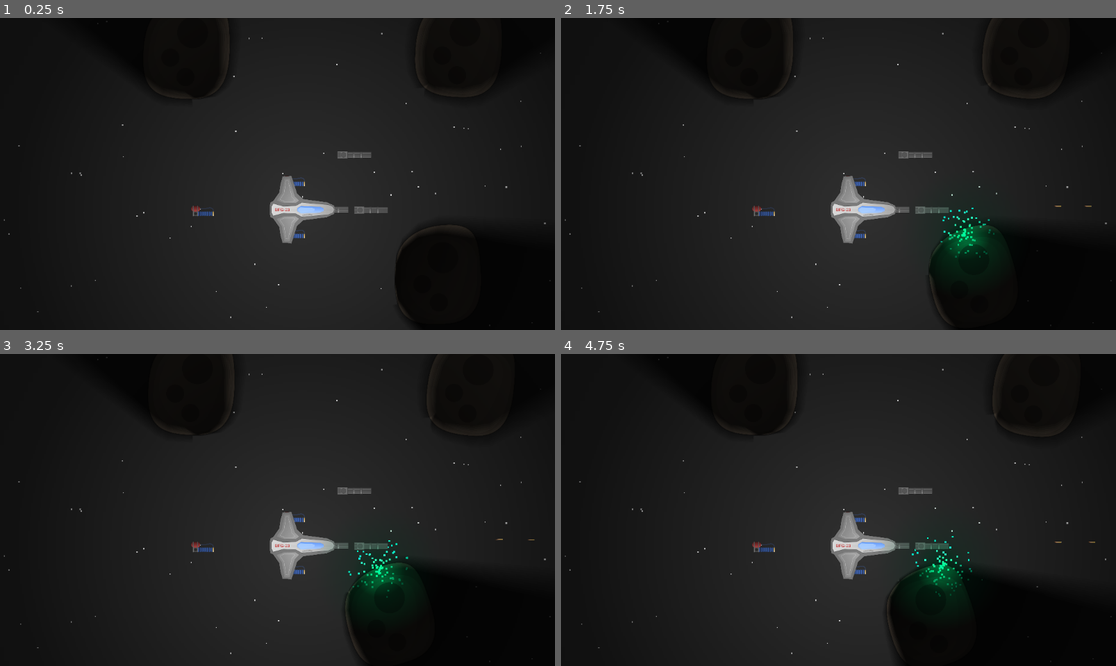
Above: before the commit, frames 1-4 (two rows, left to right).
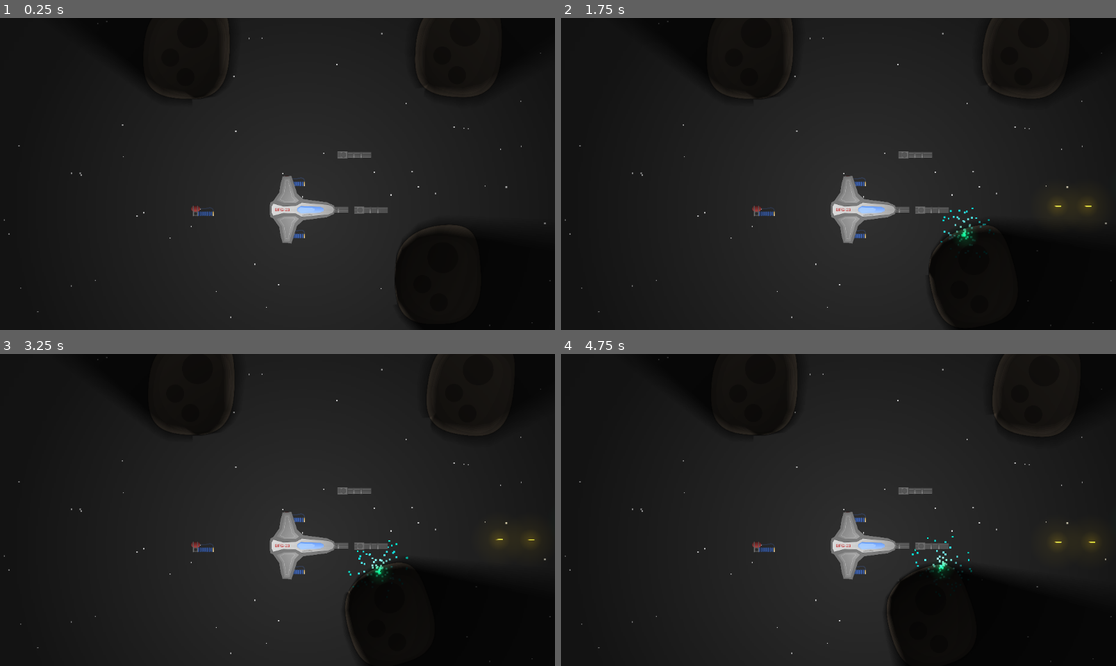
Above: after the commit, the same moments.

Repository: mkormout/graviton
Game: Godot game, scene res://world.tscn
Same seed, same stepped clock (60 frames per second), same inputs: the game is played once before the commit and once after it.
Inputs:
- Up to frame 1 (0.25 s): no input
- Up to frame 2 (1.75 s): tap Space at 0.77, 1.52 s
- Up to frame 3 (3.25 s): tap Space at 3.02 s
- Up to frame 4 (4.75 s): tap Space at 3.77, 4.52 s

The runs differ from the first frame. In frame 2, 1.1% of the frame differs, in the area x 67-99%, y 53-80%; in frame 3, 1.1%, in the area x 63-99%, y 53-80%; in frame 4, 1.1%.

Commit message:
lights, tunning

Diff:
--- a/prefabs/laser/laser-bullet-hit.tscn
+++ b/prefabs/laser/laser-bullet-hit.tscn
@@ -45,10 +45,8 @@
 z_index = 10
 color = Color(0, 1, 0.588235, 1)
 energy = 1.1
-blend_mode = 2
 shadow_color = Color(0, 0, 0, 0.905882)
 shadow_filter = 2
 shadow_filter_smooth = 1.7
 texture = SubResource("GradientTexture2D_hn52j")
-texture_scale = 4.53
 height = 100.0
--- a/prefabs/laser/laser-bullet.tscn
+++ b/prefabs/laser/laser-bullet.tscn
@@ -6,6 +6,19 @@
 
 [sub_resource type="RectangleShape2D" id="RectangleShape2D_djo2k"]
 size = Vector2(20, 304)
+
+[sub_resource type="Gradient" id="Gradient_vpagk"]
+offsets = PackedFloat32Array(0, 0.281385, 0.701299)
+colors = PackedColorArray(1, 1, 1, 1, 1, 1, 1, 0.243137, 1, 1, 1, 0)
+
+[sub_resource type="GradientTexture2D" id="GradientTexture2D_05qyw"]
+gradient = SubResource("Gradient_vpagk")
+width = 300
+height = 300
+use_hdr = true
+fill = 1
+fill_from = Vector2(0.5, 0.5)
+fill_to = Vector2(1, 1)
 
 [node name="LaserBullet" type="RigidBody2D"]
 collision_layer = 2
@@ -22,3 +35,15 @@
 position = Vector2(0, 3)
 rotation = 1.5708
 shape = SubResource("RectangleShape2D_djo2k")
+
+[node name="PointLight2D" type="PointLight2D" parent="."]
+z_index = 10
+color = Color(0, 1, 0.588235, 1)
+energy = 1.1
+shadow_enabled = true
+shadow_color = Color(0, 0, 0, 0.905882)
+shadow_filter = 2
+shadow_filter_smooth = 1.7
+texture = SubResource("GradientTexture2D_05qyw")
+texture_scale = 2.0
+height = 100.0
--- a/prefabs/minigun/minigun-bullet-hit.tscn
+++ b/prefabs/minigun/minigun-bullet-hit.tscn
@@ -45,10 +45,8 @@
 z_index = 10
 color = Color(1, 0.8, 0, 1)
 energy = 1.1
-blend_mode = 2
 shadow_color = Color(0, 0, 0, 0.905882)
 shadow_filter = 2
 shadow_filter_smooth = 1.7
 texture = SubResource("GradientTexture2D_daifg")
-texture_scale = 4.53
 height = 100.0
--- a/prefabs/minigun/minigun-bullet.tscn
+++ b/prefabs/minigun/minigun-bullet.tscn
@@ -6,6 +6,19 @@
 
 [sub_resource type="RectangleShape2D" id="RectangleShape2D_aamf1"]
 size = Vector2(12, 84)
+
+[sub_resource type="Gradient" id="Gradient_4dtcr"]
+offsets = PackedFloat32Array(0, 0.281385, 0.701299)
+colors = PackedColorArray(1, 1, 1, 1, 1, 1, 1, 0.243137, 1, 1, 1, 0)
+
+[sub_resource type="GradientTexture2D" id="GradientTexture2D_cojn7"]
+gradient = SubResource("Gradient_4dtcr")
+width = 300
+height = 300
+use_hdr = true
+fill = 1
+fill_from = Vector2(0.5, 0.5)
+fill_to = Vector2(1, 1)
 
 [node name="MinigunBullet" type="RigidBody2D"]
 collision_layer = 2
@@ -21,3 +34,15 @@
 [node name="CollisionShape2D" type="CollisionShape2D" parent="."]
 rotation = 1.5708
 shape = SubResource("RectangleShape2D_aamf1")
+
+[node name="PointLight2D" type="PointLight2D" parent="."]
+z_index = 10
+color = Color(1, 0.8, 0, 1)
+energy = 1.1
+shadow_enabled = true
+shadow_color = Color(0, 0, 0, 0.905882)
+shadow_filter = 2
+shadow_filter_smooth = 1.7
+texture = SubResource("GradientTexture2D_cojn7")
+texture_scale = 2.0
+height = 100.0
--- a/prefabs/ship-bfg-23/ship-bfg-23.tscn
+++ b/prefabs/ship-bfg-23/ship-bfg-23.tscn
@@ -29,6 +29,19 @@
 fill_from = Vector2(0.5, 0.5)
 fill_to = Vector2(1, 1)
 
+[sub_resource type="Gradient" id="Gradient_m7bj7"]
+offsets = PackedFloat32Array(0, 0.281385, 0.701299)
+colors = PackedColorArray(1, 1, 1, 1, 1, 1, 1, 0.243137, 1, 1, 1, 0)
+
+[sub_resource type="GradientTexture2D" id="GradientTexture2D_qitm1"]
+gradient = SubResource("Gradient_m7bj7")
+width = 300
+height = 300
+use_hdr = true
+fill = 1
+fill_from = Vector2(0.5, 0.5)
+fill_to = Vector2(1, 1)
+
 [sub_resource type="OccluderPolygon2D" id="OccluderPolygon2D_23wga"]
 polygon = PackedVector2Array(-343, -42, -334, -77, -305, -92, -244, -179, -210, -344, -118, -354, -59, -170, 7, -111, 246, -81, 326, -46, 344, 0, 327, 47, 249, 80, 6, 111, -56, 168, -116, 353, -209, 345, -242, 181, -308, 88, -334, 79, -344, 39)
 
@@ -51,18 +64,20 @@
 action = &"ui_up"
 position = Vector2(-330, 2.08165e-12)
 
-[node name="PropellerLeft" type="Node" parent="." node_paths=PackedStringArray("body", "particles")]
+[node name="PropellerLeft" type="Node" parent="." node_paths=PackedStringArray("body", "particles", "light")]
 script = ExtResource("2_5nbxa")
 body = NodePath("..")
 particles = NodePath("../PropellerLeftEffect")
+light = NodePath("../PropellerLeftEffect/PropellerLeftEffectLight")
 profile = ExtResource("4_sg3ag")
 action = &"ui_right"
 position = Vector2(241, -76)
 
-[node name="PropellerRight" type="Node" parent="." node_paths=PackedStringArray("body", "particles")]
+[node name="PropellerRight" type="Node" parent="." node_paths=PackedStringArray("body", "particles", "light")]
 script = ExtResource("2_5nbxa")
 body = NodePath("..")
 particles = NodePath("../PropellerRightEffect")
+light = NodePath("../PropellerRightEffect/PropellerRightEffectLight")
 profile = ExtResource("5_5n741")
 action = &"ui_left"
 position = Vector2(241, 76)
@@ -87,15 +102,14 @@
 z_index = 10
 position = Vector2(-44, -2.08165e-12)
 color = Color(0, 0.243137, 1, 1)
-energy = 1.1
-blend_mode = 2
+energy = 2.0
 shadow_enabled = true
 shadow_color = Color(0, 0, 0, 0.905882)
 shadow_filter = 2
 shadow_filter_smooth = 1.7
 shadow_item_cull_mask = 2
 texture = SubResource("GradientTexture2D_ysh2g")
-texture_scale = 50.0
+texture_scale = 20.0
 height = 100.0
 
 [node name="PropellerLeftEffect" type="CPUParticles2D" parent="."]
@@ -114,6 +128,18 @@
 scale_amount_curve = SubResource("Curve_cbbmj")
 color_ramp = SubResource("Gradient_c3pwc")
 
+[node name="PropellerLeftEffectLight" type="PointLight2D" parent="PropellerLeftEffect"]
+z_index = 10
+color = Color(0, 0.243137, 1, 1)
+shadow_enabled = true
+shadow_color = Color(0, 0, 0, 0.905882)
+shadow_filter = 2
+shadow_filter_smooth = 1.7
+shadow_item_cull_mask = 2
+texture = SubResource("GradientTexture2D_qitm1")
+texture_scale = 20.0
+height = 100.0
+
 [node name="PropellerRightEffect" type="CPUParticles2D" parent="."]
 position = Vector2(241, 76)
 emitting = false
@@ -130,6 +156,18 @@
 scale_amount_curve = SubResource("Curve_cbbmj")
 color_ramp = SubResource("Gradient_c3pwc")
 
+[node name="PropellerRightEffectLight" type="PointLight2D" parent="PropellerRightEffect"]
+z_index = 10
+color = Color(0, 0.243137, 1, 1)
+shadow_enabled = true
+shadow_color = Color(0, 0, 0, 0.905882)
+shadow_filter = 2
+shadow_filter_smooth = 1.7
+shadow_item_cull_mask = 2
+texture = SubResource("GradientTexture2D_qitm1")
+texture_scale = 20.0
+height = 100.0
+
 [node name="MountPointDefault" type="Node2D" parent="."]
 position = Vector2(187, 2.08165e-12)
 script = ExtResource("6_h22iy")
--- a/world.tscn
+++ b/world.tscn
@@ -91,4 +91,4 @@
 barrel = NodePath("../Laser/Barrel")
 
 [node name="CanvasModulate" type="CanvasModulate" parent="."]
-color = Color(0.168627, 0.168627, 0.168627, 1)
+color = Color(0.235294, 0.235294, 0.235294, 1)
Not shown: 1 places in prefabs/laser/laser-bullet-hit.tscn that only renumber resources
Not shown: 1 places in prefabs/laser/laser-bullet.tscn that only renumber resources
Not shown: 1 places in prefabs/minigun/minigun-bullet-hit.tscn that only renumber resources
Not shown: 1 places in prefabs/minigun/minigun-bullet.tscn that only renumber resources
Not shown: 1 places in prefabs/ship-bfg-23/ship-bfg-23.tscn that only renumber resources
